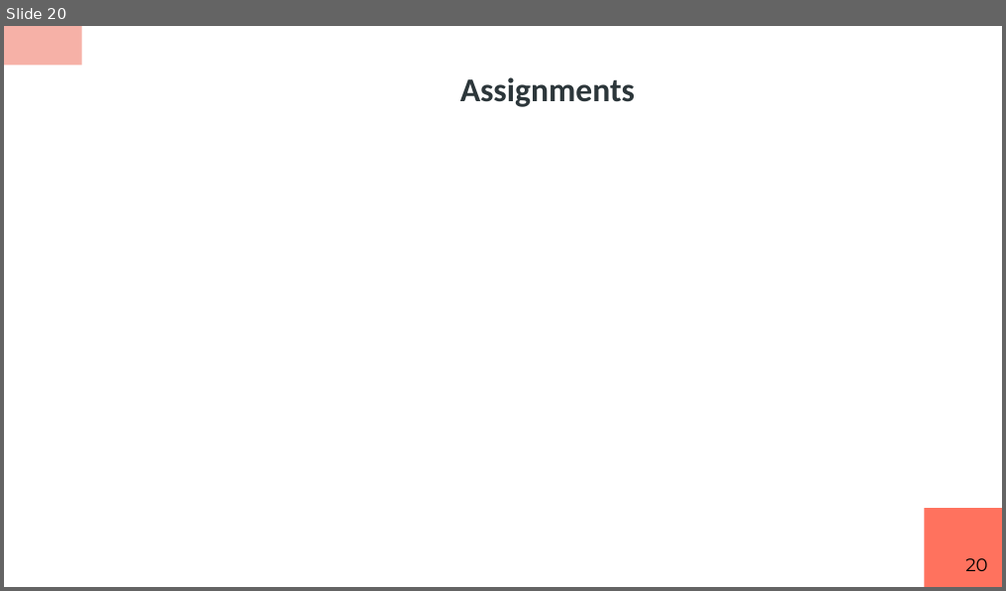
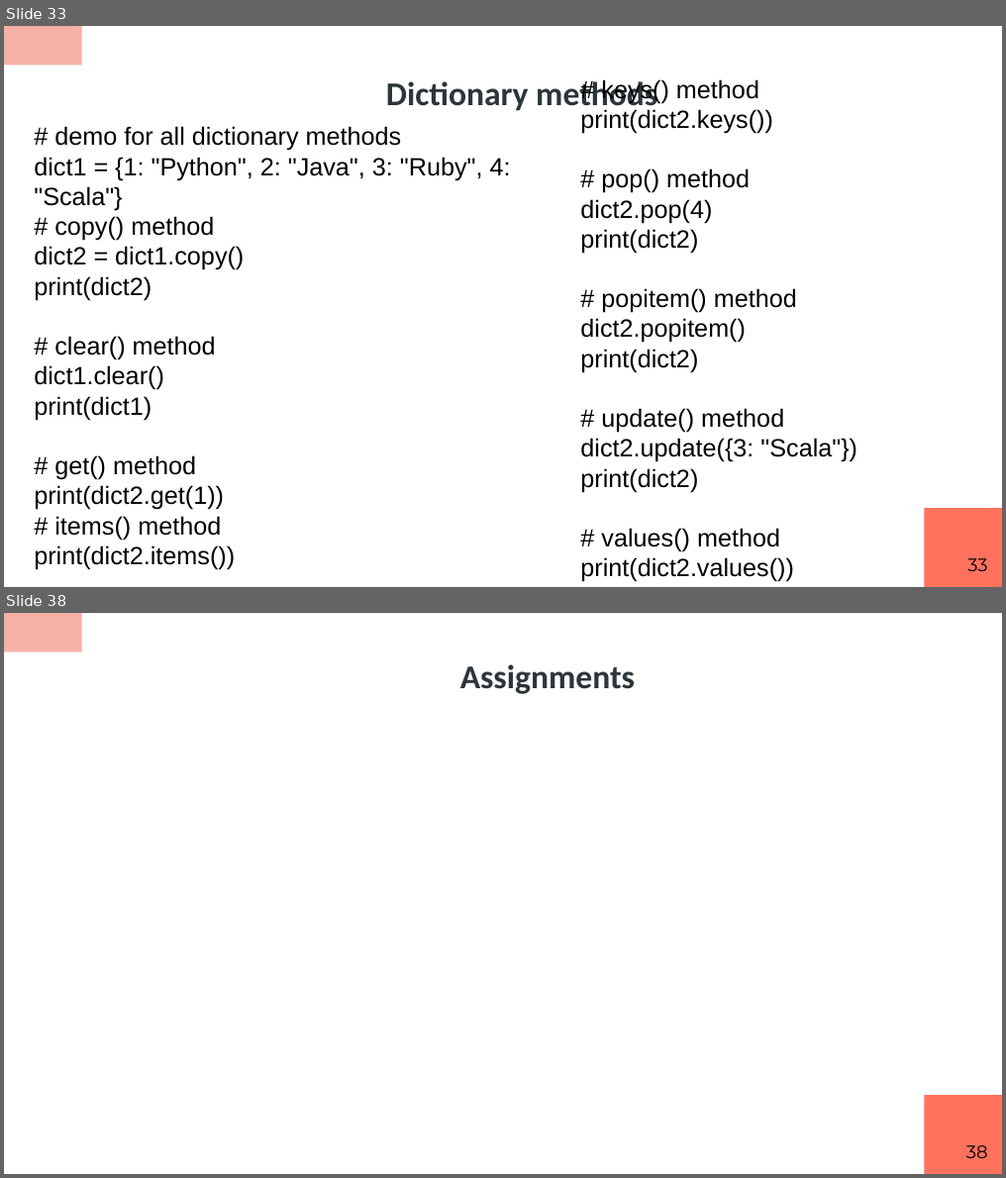
Before and after one commit to RashmivernekarN/ai_with_python_keonics, a slide deck: module2/ppt/Advanced Concepts Using Datastructures.pptx. Shown one above the other, each under a label of ours: slide 20 before the commit, slides 33 and 38 after it; the slides between them are not shown. The pictures are 1006x591 and 1006x1178 pixels, drawn with LibreOffice and Linux fonts; fonts in the diff are those of the drawing. Boxes give left, top, right and bottom in pixels: in the first picture for what was removed or moved away, otherwise in the second. Text is boxed around its words. In the diff, an @@ line names an element or a change of style, - is before the commit and + after.

```diff
--- a/module2/ppt/Advanced Concepts Using Datastructures.pptx
+++ b/module2/ppt/Advanced Concepts Using Datastructures.pptx
@@ slide 33 added at (4,26,1002,587), background #FFFFFF; not listed: 2 template elements that a slide beside it also shows @@
@@ title added at (386,79,657,113), 24 pt, text #2C363A, bold @@
+Dictionary methods
@@ text added at (580,79,857,582), 18 pt, text #000000 @@
+# keys() method
+print(dict2.keys())
+# pop() method
+dict2.pop(4)
+print(dict2)
+# popitem() method
+dict2.popitem()
+print(dict2)
+# update() method
+dict2.update({3: "Scala"})
+print(dict2)
+# values() method
+print(dict2.values())
@@ text added at (34,126,511,570), 18 pt, text #000000 @@
+# demo for all dictionary methods
+dict1 = {1: "Python", 2: "Java", 3: "Ruby", 4: "Scala"}
+# copy() method
+dict2 = dict1.copy()
+print(dict2)
+# clear() method
+dict1.clear()
+print(dict1)
+# get() method
+print(dict2.get(1))
+# items() method
+print(dict2.items())
@@ page number added at (967,559,987,571), 13 pt, text #000000 @@
+33
@@ what was slide 20 is now slide 38 @@
@@ page number at (966,1146,988,1158): text changed @@
-20
+38
```
Also in this commit, not shown: 5 slides changed, 17 other slides added, 2 other files.
